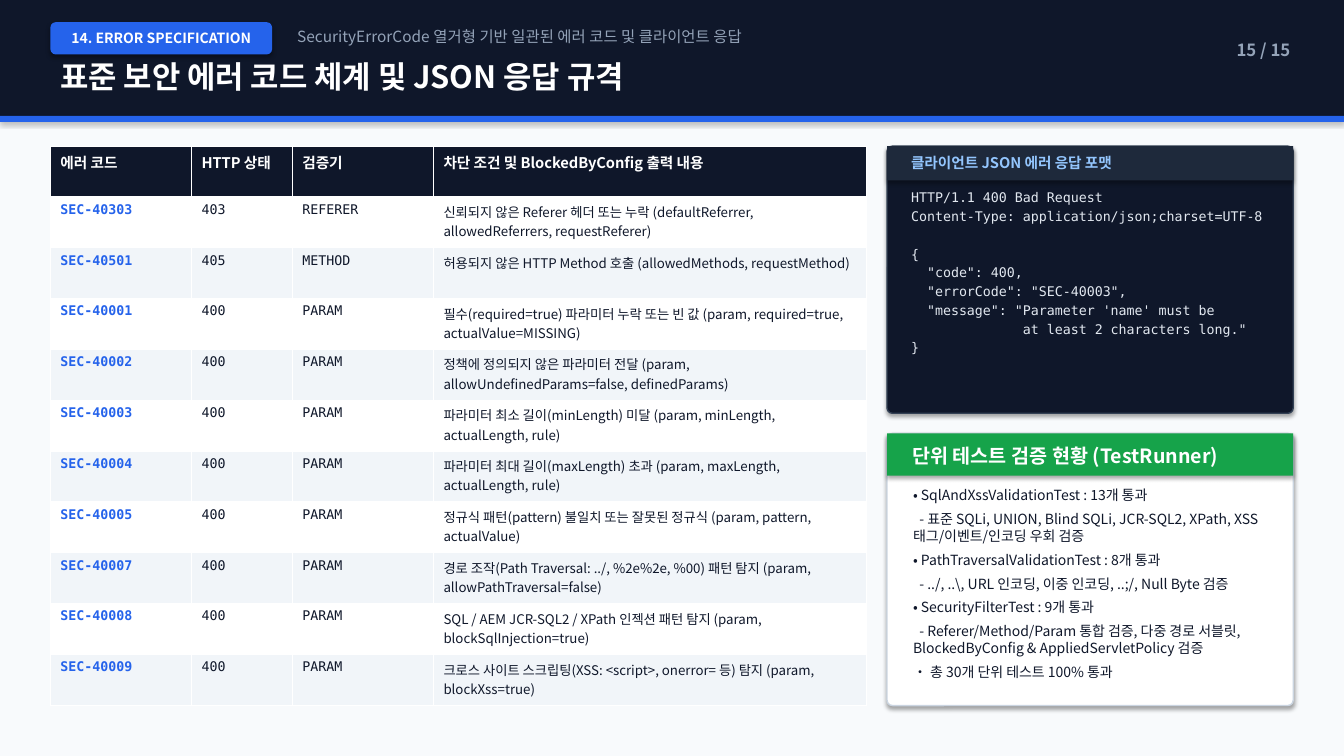
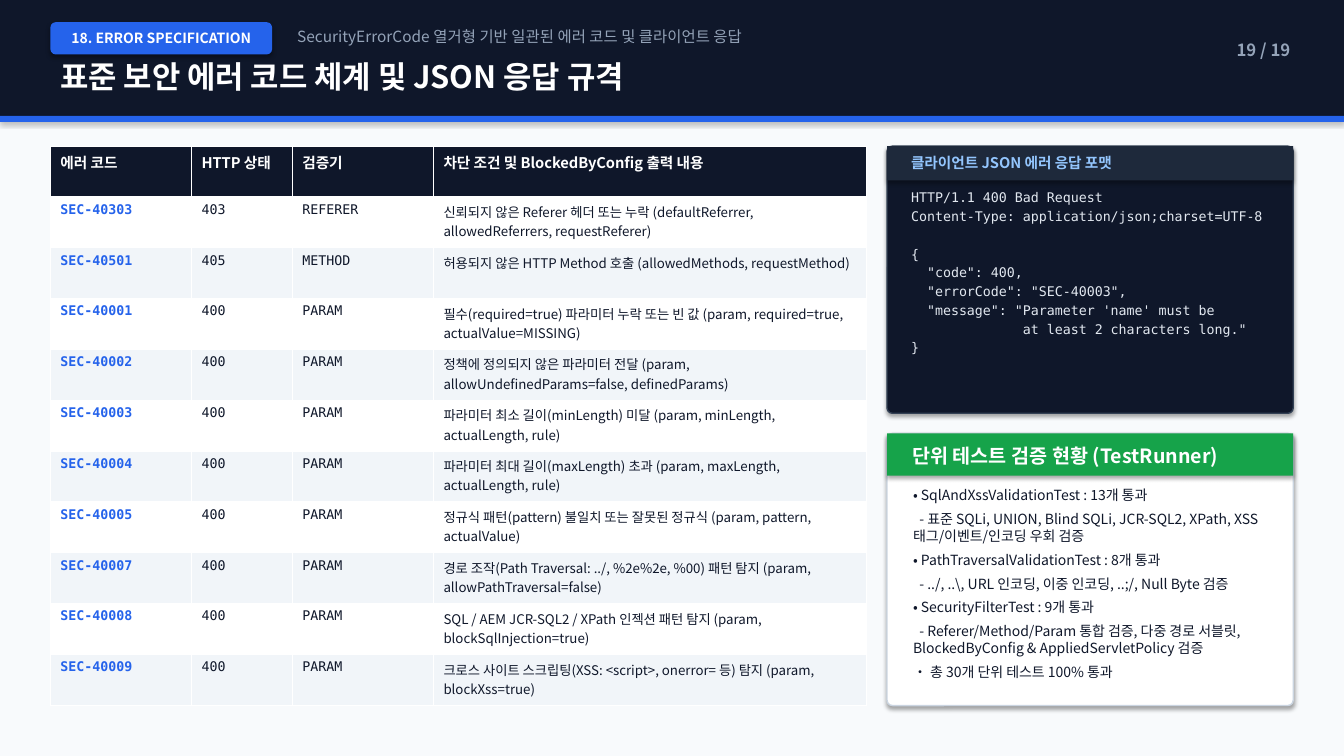
Before and after one commit to suafafa/security-simple, a slide deck: slide 19 of docs/AEM_Security_Simple_Architecture_Guide.pptx (slide 15 before the commit). Drawn at 1344x756 pixels with LibreOffice and Linux fonts; fonts in the diff are those of the drawing. Boxes give left, top, right and bottom in pixels: in the first picture for what was removed or moved away, otherwise in the second. Text is boxed around its words. In the diff, an @@ line names an element or a change of style, - is before the commit and + after.

```diff
--- a/docs/AEM_Security_Simple_Architecture_Guide.pptx
+++ b/docs/AEM_Security_Simple_Architecture_Guide.pptx
@@ text in rounded rectangle at [71,32,252,43]: text changed @@
-14. ERROR SPECIFICATION
+18. ERROR SPECIFICATION
@@ text at [1237,43,1291,56]: text changed @@
-15 / 15
+19 / 19
```
Also in this commit, not shown: 12 other slides changed, 5 slides added, 1 slide removed, 2 other files.
